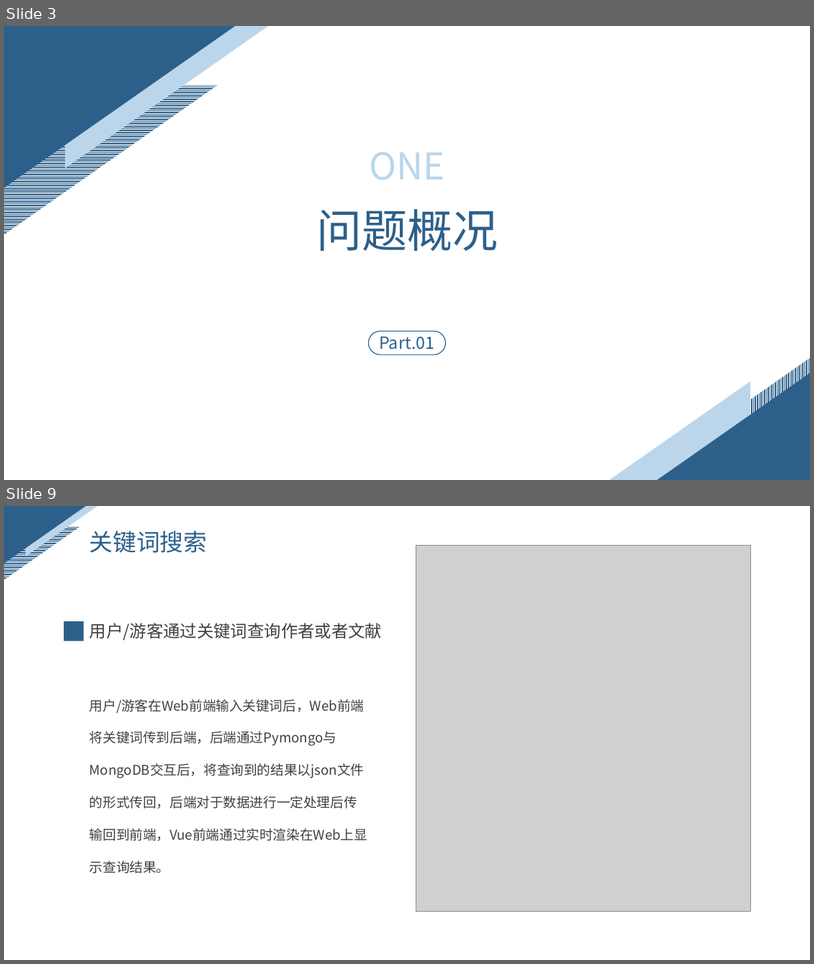
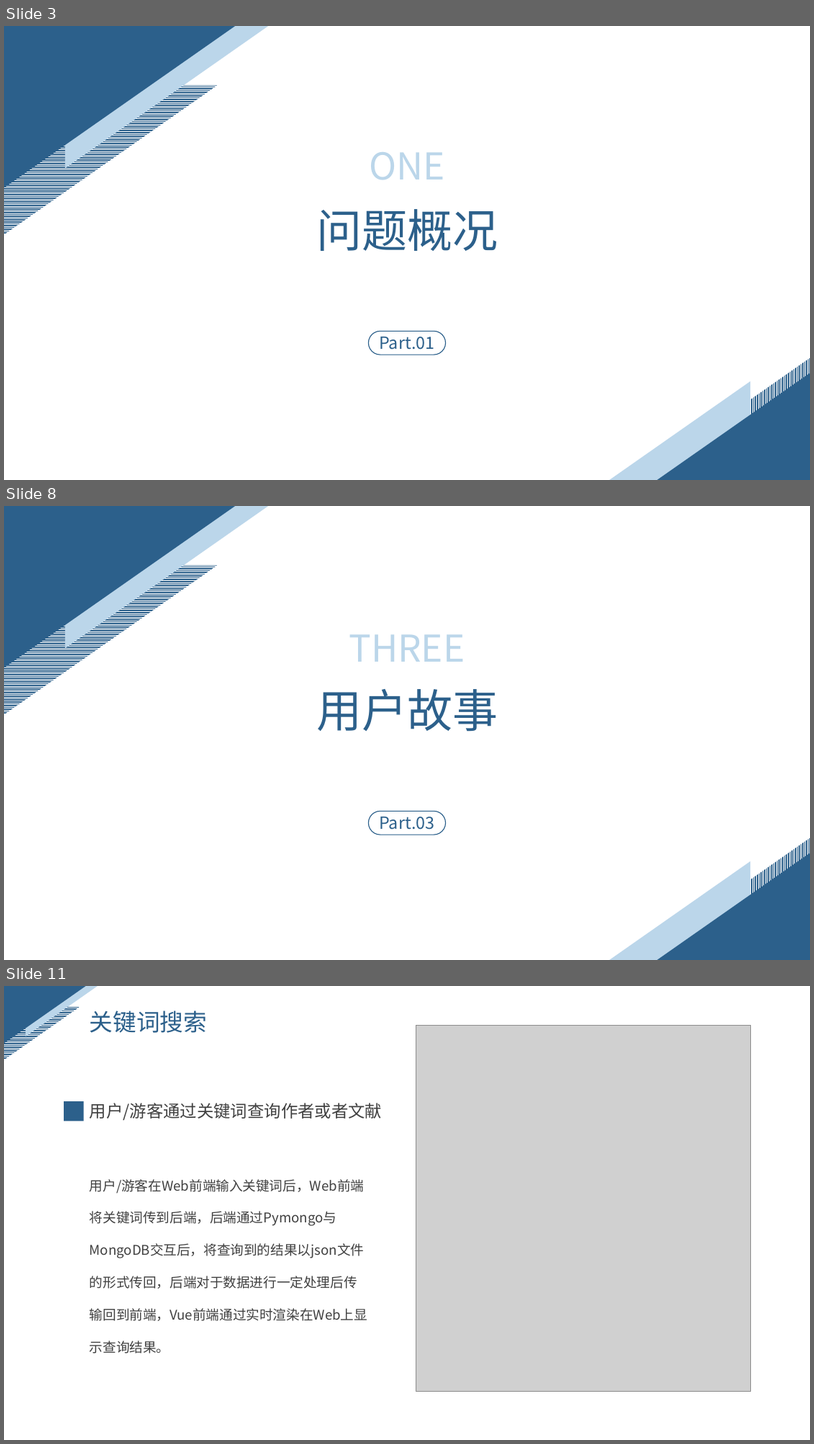
Before and after one commit to ZhangYHe/BIT-2023-ZYGC, a slide deck: doc/问题陈述.pptx. Shown one above the other, each under a label of ours: slides 3 and 9 before the commit, slides 3, 8 and 11 after it; the slides between them are not shown. The pictures are 814x964 and 814x1444 pixels, drawn with LibreOffice and Linux fonts; fonts in the diff are those of the drawing; grey boxes stand for pictures. Boxes give left, top, right and bottom in pixels: in the first picture for what was removed or moved away, otherwise in the second. Text is boxed around its words. In the diff, an @@ line names an element or a change of style, - is before the commit and + after.

```diff
--- a/doc/问题陈述.pptx
+++ b/doc/问题陈述.pptx
@@ slide 8 added at (x1=4, y1=506, x2=810, y2=960), background #FFFFFF; not listed: 6 template elements that a slide beside it also shows @@
@@ text added at (x1=349, y1=634, x2=465, y2=662), 44 pt, text #BBD6EA @@
+THREE
@@ text added at (x1=316, y1=689, x2=498, y2=731), 54 pt, text #2C608B @@
+用户故事
@@ rounded rectangle added at (x1=369, y1=811, x2=446, y2=834), outline #2C608B 1 pt @@
@@ text added at (x1=379, y1=816, x2=435, y2=829), 20 pt, text #2C608B @@
+Part.03
@@ what was slide 9 is now slide 11 @@
```
Also in this commit, not shown: 7 slides changed, 7 other slides added.
